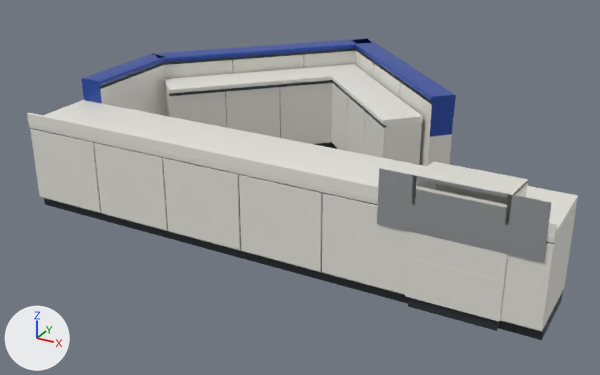
Before and after pictures for a commit that changed the Blender file tools/models/exit-return-counter-1990.blend.
Before and after are seen from a 50 mm lens placed at (10.67, -16.89, 10.97), pointed at (-1.02, 4.37, 0.33). Lighting does not change. The marker at lower left points along +X, +Y and +Z. The picture after the commit comes second.

The first picture shows 'Blue customer-side enclosure', 'Full pane metal return insert', 'Lower white inner sorting shelf', 'Quick return receiver hood', 'Receiver cabinet back', 'Receiver cabinet plinth', 'White window backsplash left', 'White window worktop left', 'White window worktop right' and 7 more.
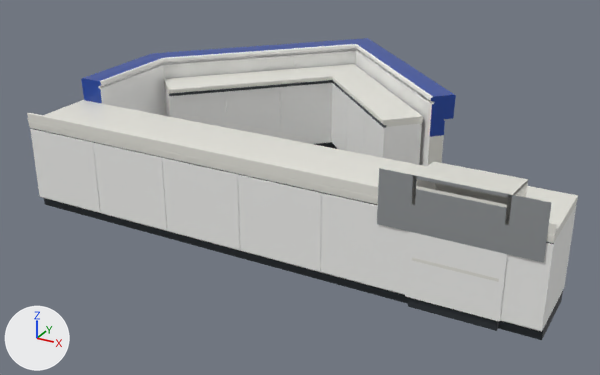
Diff of the bpy script that builds the scene:
```diff
--- a/tools/models/exit-return-counter-1990.blend.py
+++ b/tools/models/exit-return-counter-1990.blend.py
@@ mat_counterinterior @@
+mat_counterinterior = principled_material('CounterInterior')
+mat_counterinterior.base_color = (0.91, 0.91, 0.89)  # white #f5f5f2
+mat_counterinterior.roughness = 0.45
@@ me_blue_customer_side_enclosure @@
 # used by ob_blue_customer_side_enclosure; location = (0.0, 0.0, 0.0)
-me_blue_customer_side_enclosure.from_pydata(...)  # 1120 vertices, 1091 faces; spans x -7.75..3.25, y 2.2..11.46, z 0.0..3.54
+me_blue_customer_side_enclosure.from_pydata(...)  # 1788 vertices, 1759 faces; spans x -7.75..3.25, y 2.2..11.5, z 0.0..3.54
+# me_blue_customer_side_enclosure part 1: 9 vertices moved within x -5.82..2.83, y 5.71..10.86, z 0.0..3.51; 1037 vertices removed from x -7.75..3.23, y 2.2..11.46, z 0.0..3.54; 1705 vertices added at x -7.75..3.25, y 2.2..11.5, z 0.0..3.54
 me_blue_customer_side_enclosure.materials.append(mat_counterbody)
@@ me_blue_customer_side_enclosure @@
 me_blue_customer_side_enclosure.materials.append(mat_counterreveal)
+me_blue_customer_side_enclosure.materials.append(mat_counterinterior)  # white #f5f5f2
@@ me_white_window_worktop_right @@
 me_white_window_worktop_right.from_pydata(...)  # 68 vertices, 40 faces; spans x 6.66..7.75, y -0.18..2.2, z 0.0..2.82
 # used by ob_white_window_worktop_right; location = (0.0, 0.0, 0.0)
+# me_white_window_worktop_right part 2: all 7 faces that had it switch from mat_counterbody (white #e6e5dd) to mat_counterinterior (white #f5f5f2)
 me_white_window_worktop_right.materials.append(mat_counterworktop)
@@ me_white_window_worktop_left @@
 me_white_window_worktop_left.from_pydata(...)  # 612 vertices, 584 faces; spans x -7.75..4.54, y -0.18..2.2, z 0.0..2.82
 # used by ob_white_window_worktop_left; location = (0.0, 0.0, 0.0)
+# me_white_window_worktop_left part 3: all 67 faces that had it switch from mat_counterbody (white #e6e5dd) to mat_counterinterior (white #f5f5f2)
+# me_white_window_worktop_left part 4: 20 of the faces centred in x -5.29..2.08, y -0.13..2.15, z 0.33..2.56 switch from mat_counterreveal (dark grey #555b61) to mat_counterinterior (white #f5f5f2)
 me_white_window_worktop_left.materials.append(mat_counterworktop)
@@ me_lower_white_inner_sorting_shelf @@
 me_lower_white_inner_sorting_shelf.from_pydata(...)  # 646 vertices, 618 faces; spans x -6.95..2.4, y 4.43..10.3, z 0.0..2.82
 # used by ob_lower_white_inner_sorting_shelf; location = (0.0, 0.0, 0.0)
+# me_lower_white_inner_sorting_shelf part 5: all 72 faces that had it switch from mat_counterbody (white #e6e5dd) to mat_counterinterior (white #f5f5f2)
+# me_lower_white_inner_sorting_shelf part 6: 10 of the faces centred in x -5.28..-3.35, y 5.82..8.59, z 0.33..2.56 switch from mat_counterreveal (dark grey #555b61) to mat_counterinterior (white #f5f5f2)
 me_lower_white_inner_sorting_shelf.materials.append(mat_counterworktop)
@@ me_receiver_cabinet_back @@
 me_receiver_cabinet_back.from_pydata(...)  # 8 vertices, 6 faces; spans x 4.42..6.78, y -0.18..-0.1, z 0.32..2.7
-me_receiver_cabinet_back.materials.append(mat_counterbody)  # white #e6e5dd
+me_receiver_cabinet_back.materials.append(mat_counterinterior)  # white #f5f5f2
```

Location of each change, [x1, y1, x2, y2] in pixels of the pictures (600 x 375 px; the box of a moved part takes in the faces that stretch with it):
'Receiver cabinet back', recoloured: [405, 232, 507, 321] in both
part 1 of me_blue_customer_side_enclosure, moved or reshaped: before [95, 38, 454, 166]; after [95, 38, 453, 166]
part 2 of me_white_window_worktop_right, recoloured: [500, 211, 576, 332] in both
part 3 of me_white_window_worktop_left, recoloured: [30, 129, 409, 295] in both
part 4 of me_white_window_worktop_left, recoloured: [94, 148, 323, 273] in both
part 5 of me_lower_white_inner_sorting_shelf, recoloured: [164, 83, 422, 165] in both
part 6 of me_lower_white_inner_sorting_shelf, recoloured: [225, 92, 281, 138] in both
